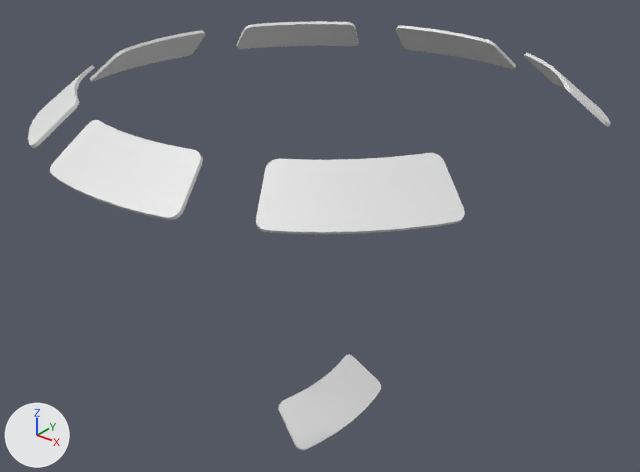
Renders of the FBX model Models/FBX/FBX_SS_Module1_Bulkhead_CeilingSingle.fbx from each side of a commit.
The view is the same before and after, from a camera (50 mm lens) standing at (5.16, -6.46, 5.79) and looking at (-0.12, 0.14, 1.69). Arrows for +X, +Y and +Z are at lower left; the lights stay in place.

Script lines for the objects in view, before the commit:
```python
me_cube_011 = bpy.data.meshes.new('Cube.011')
me_cube_011.from_pydata(...)  # 68 vertices, 46 faces; spans x -0.097..0.444, y -0.747..0.747, z -0.391..0.0
me_cube_012 = bpy.data.meshes.new('Cube.012')
me_cube_012.from_pydata(...)  # 476 vertices, 322 faces; spans x -2.72..2.35, y -2.72..2.72, z 3.1..3.49
ob_ceiling_windowed_000 = bpy.data.objects.new('Ceiling_Windowed.000', me_cube_011)
ob_ceiling_windowed_000.location = (0.0, 0.0, 0.0)
ob_ceiling_windowed_003 = bpy.data.objects.new('Ceiling_Windowed.003', me_cube_012)
ob_ceiling_windowed_003.location = (0.0, 0.0, 0.0)
```
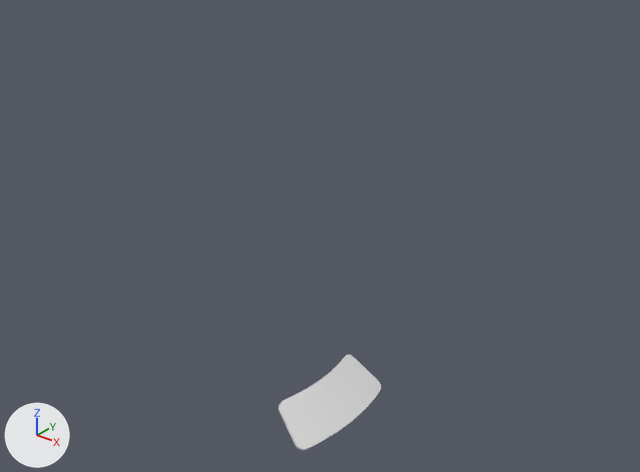
The newer file is also turned or shifted as a whole; pictures and numbers use the older file's frame.

Patch to the scene script:
```diff
--- a/Models/FBX/FBX_SS_Module1_Bulkhead_CeilingSingle.fbx.py
+++ b/Models/FBX/FBX_SS_Module1_Bulkhead_CeilingSingle.fbx.py
@@ ob_ceiling_windowed_003 @@
-ob_ceiling_windowed_003 = bpy.data.objects.new('Ceiling_Windowed.003', me_cube_012)
-ob_ceiling_windowed_003.location = (0.0, 0.0, 0.0)
```

Location of each change, [x1, y1, x2, y2] in pixels of the pictures (640 x 472 px):
'Ceiling_Windowed.003', deleted
    before: [28, 21, 611, 234]
